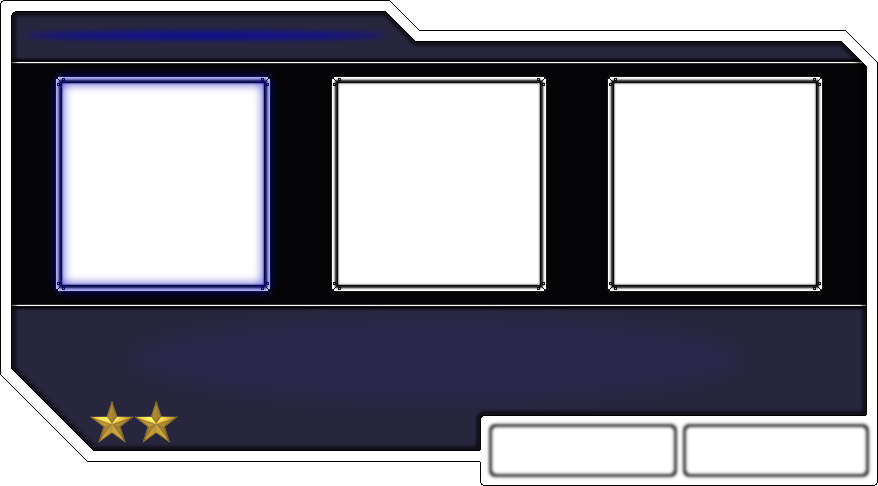
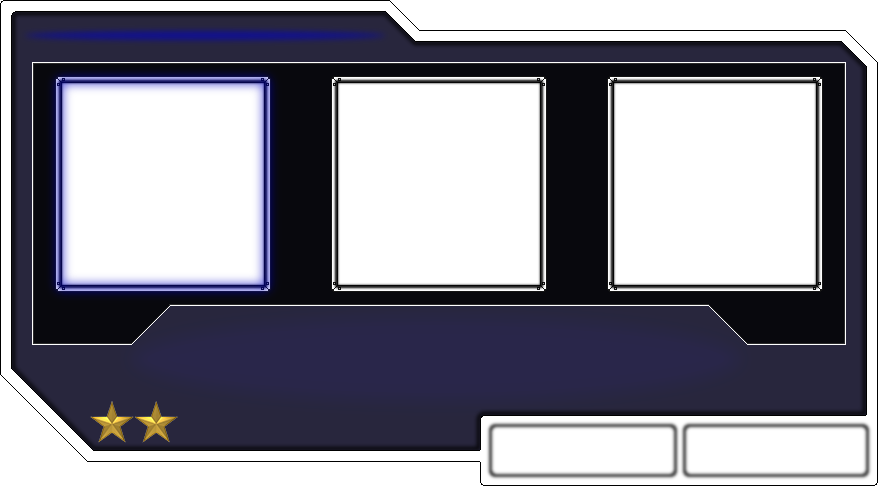
Two versions of the same layered image (878 × 486). Layer-by-layer changes:
showed "Layer 47 copy 2" over [12, 62, 846, 345]
showed "Layer 72" over [34, 64, 844, 343]
hid "Layer 47" over [12, 62, 866, 306]
hid "Layer 51" over [12, 57, 866, 312]
hid "Layer 48" over [12, 64, 866, 304]
